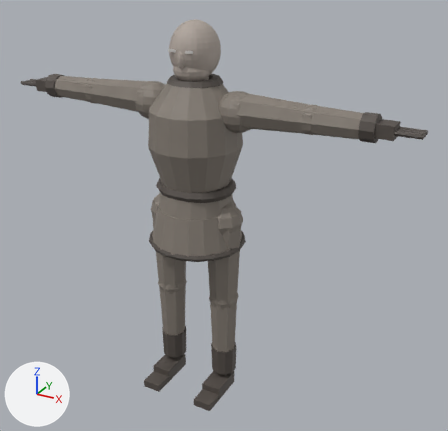
What one commit did to the FBX model Assets/Resources/Bodies/Living.fbx.
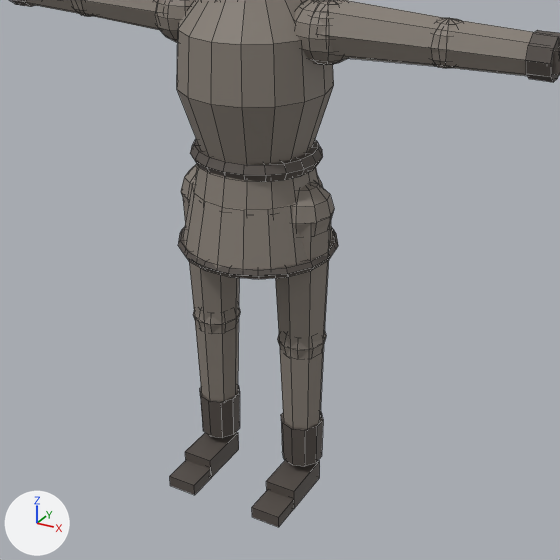
Old and new are each drawn whole from a 50 mm lens placed at (0.778, -1.263, 1.156), pointed at (0.062, 0.038, 0.505) and again close up on the part from 9% to 85% of the width and 22% to 100% of the height. The axes (+X, +Y, +Z) are drawn at lower left. The lights are the same throughout. The older version's two pictures come first. The close-ups show mesh edges as thin lines. Vertices at exactly the same position are counted once.

Before the edit, the objects in view are built like this:
```python
me_livingmesh = bpy.data.meshes.new('LivingMesh')
me_livingmesh.from_pydata(...)  # 2157 vertices, 2068 faces; spans x -0.548..0.548, y -0.124..0.126, z 0.002..0.994
# faces by material slot: [856, 744, 456, 12]
me_livingmesh.materials.append(mat_cloth)  # grey #857d74
me_livingmesh.materials.append(mat_skin)  # grey #b0a59d
me_livingmesh.materials.append(mat_leather_dark)  # dark grey #554d48
me_livingmesh.materials.append(mat_eye)  # light grey #cecbc8
ob_livingmesh = bpy.data.objects.new('LivingMesh', me_livingmesh)
ob_livingmesh.location = (0.0, 0.0, 0.0)
```
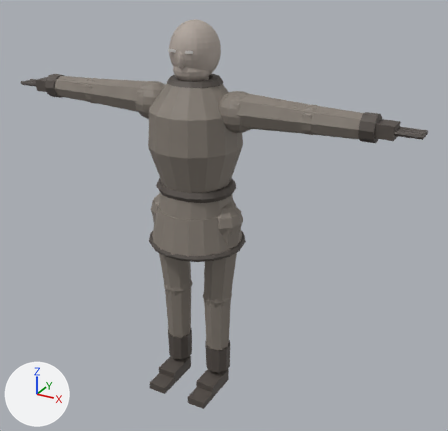
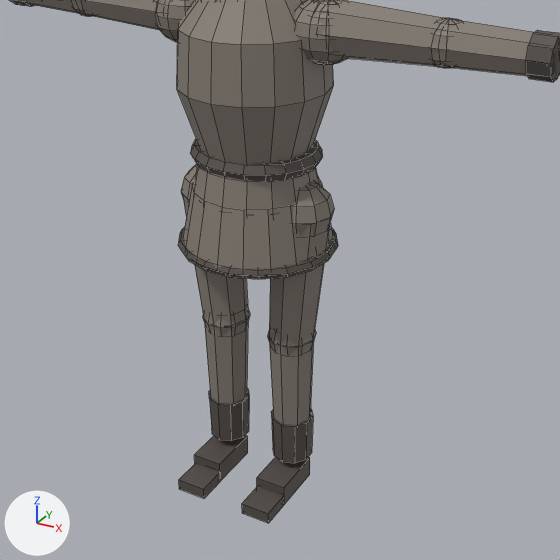
Boxes (x1, y1, x2, y2) around the edits, measured in the close-ups (560 x 560 px; the box of a moved part takes in the faces that stretch with it):
'LivingMesh', reshaped: before (10, 0, 560, 527); after (10, 0, 560, 523)
part 1 of me_livingmesh, added: after (242, 487, 284, 523)
part 2 of me_livingmesh, added: after (204, 321, 248, 404)
part 3 of me_livingmesh, added: after (194, 435, 248, 481)
part 4 of me_livingmesh, added: after (179, 464, 220, 498)
part 5 of me_livingmesh, moved or reshaped: before (170, 196, 331, 527); after (183, 196, 329, 505)

What changed in the scene script:
```text
Change me_livingmesh:
    used by ob_livingmesh; location = (0.0, 0.0, 0.0)
    remove me_livingmesh.from_pydata(...)  # 2157 vertices, 2068 faces; spans x -0.548..0.548, y -0.124..0.126, z 0.002..0.994
    add me_livingmesh.from_pydata(...)  # 2173 vertices, 2070 faces; spans x -0.548..0.548, y -0.124..0.126, z 0.002..0.994
    me_livingmesh part 1: a new loose piece, a box spanning x 0.038..0.088, y -0.124..-0.072, z 0.002..0.022, in mat_leather_dark (dark grey #554d48)
    me_livingmesh part 2: a new loose piece, an 8-sided cut cone along z (radius 0.032 at the low end, 0.038 at the high end) spanning x -0.101..-0.025, y -0.038..0.038, z 0.125..0.285, in mat_cloth (grey #857d74)
    me_livingmesh part 3: a new loose piece, a box spanning x -0.089..-0.037, y -0.075..0.015, z 0.004..0.04, in mat_leather_dark (dark grey #554d48)
    me_livingmesh part 4: a new loose piece, a box spanning x -0.088..-0.038, y -0.124..-0.072, z 0.002..0.022, in mat_leather_dark (dark grey #554d48)
    me_livingmesh part 5: 127 vertices moved from x -0.122..0.13, y -0.124..0.038, z 0.002..0.51 to x -0.103..0.13, y -0.075..0.038, z 0.004..0.514; 103 vertices removed from x -0.13..0.117, y -0.124..0.038, z 0.002..0.51; 79 vertices added at x -0.13..0.095, y -0.038..0.038, z 0.055..0.514
```
